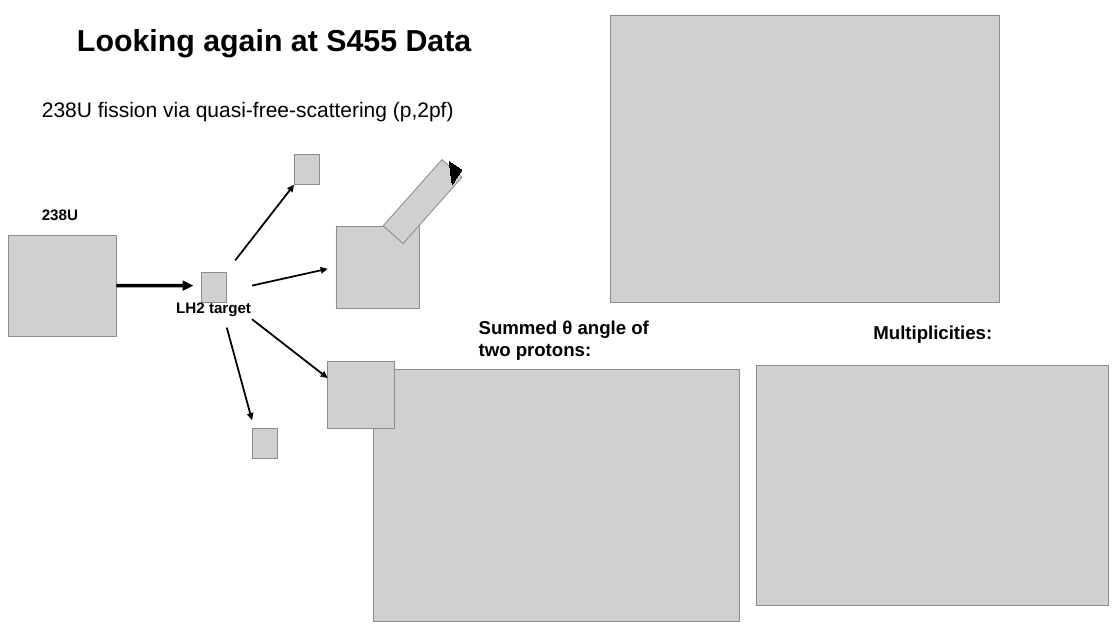
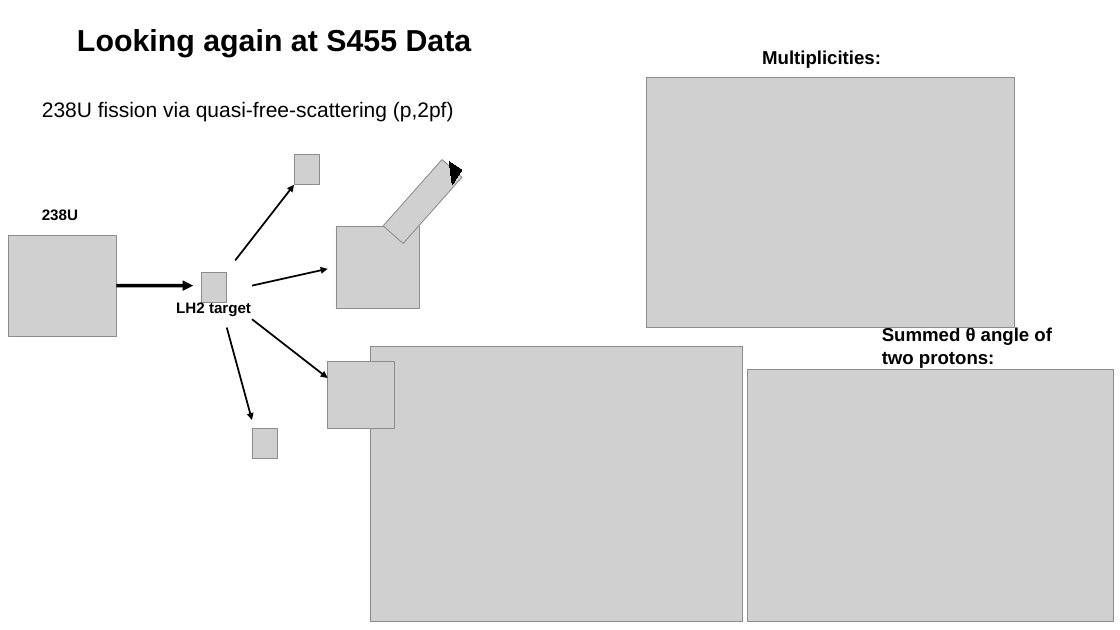
Before and after one commit to jenegger/unpacking_docu, a slide deck: slide 10 of time_stitching_pres.odp. Drawn at 1120x630 pixels with LibreOffice and Linux fonts; fonts in the diff are those of the drawing; grey boxes stand for pictures; background and template pictures are left out. Boxes give left, top, right and bottom in pixels: in the first picture for what was removed or moved away, otherwise in the second. Text is boxed around its words. In the diff, an @@ line names an element or a change of style, - is before the commit and + after.

```diff
--- a/time_stitching_pres.odp
+++ b/time_stitching_pres.odp
@@ text "Multiplicities:": place and size @@
-text "Multiplicities:" at <box>873,325,992,343</box>
+text "Multiplicities:" at <box>762,50,881,68</box>
@@ picture: place and size @@
-picture at <box>611,15,1000,302</box>
+picture at <box>647,77,1014,328</box>
@@ text "Summed θ angle of two ...": place and size @@
-text "Summed θ angle of two ..." at <box>479,320,649,360</box>
+text "Summed θ angle of two ..." at <box>882,327,1052,368</box>
@@ picture: place and size @@
-picture at <box>373,370,739,622</box>
+picture at <box>370,347,742,622</box>
@@ picture: place and size @@
-picture at <box>756,365,1109,606</box>
+picture at <box>748,370,1114,622</box>
```
Also in this commit, not shown: 2 other slides changed, 1 other file.
